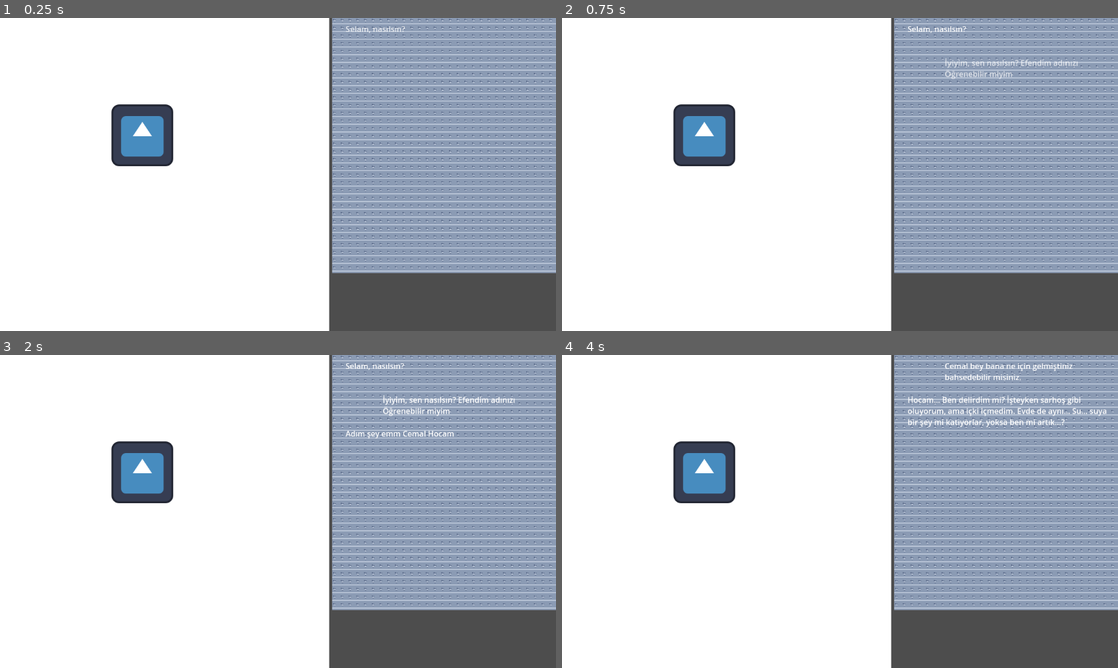
Above: before the commit, frames 1-4 (two rows, left to right).
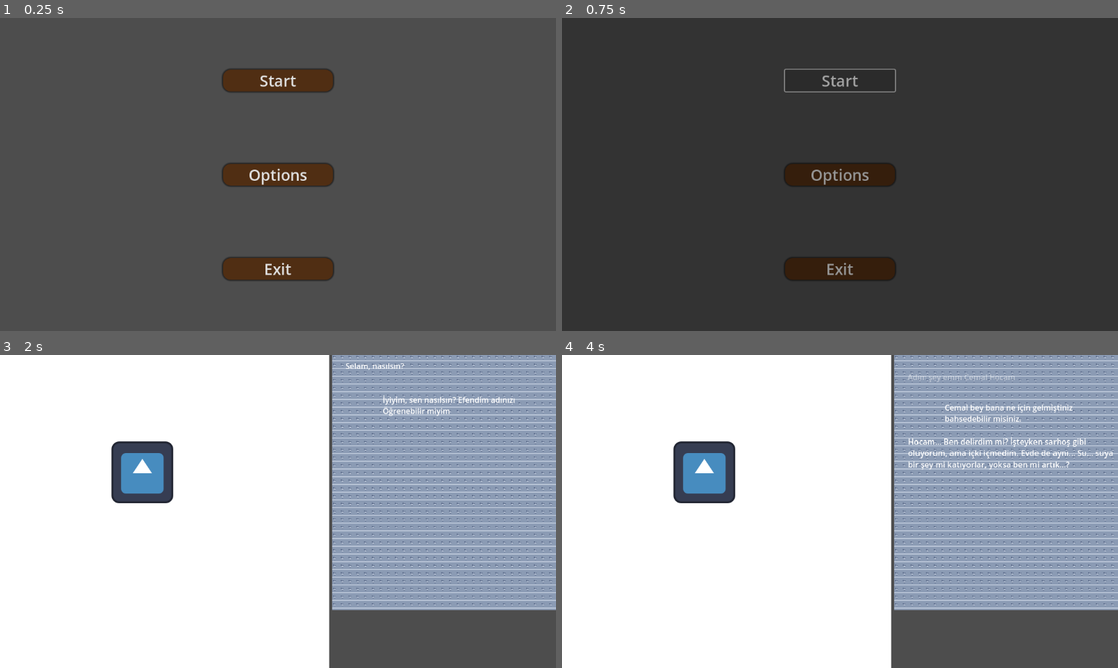
Above: after the commit, the same moments.

Repository: cannnAvar/mavi-oda
Game: Godot game, scene res://main_menu.tscn
Same seed, same stepped clock (60 frames per second), same inputs: the game is played once before the commit and once after it. Before the commit the project starts from res://control.tscn. The engine's default icon, where the game draws it, is replaced by a stand-in: a white triangle on a blue panel in a dark square.
Inputs (mouse positions are in pixels of both pictures, inside the frame that each line leads up to):
- Up to frame 1 (0.25 s): no input
- Up to frame 2 (0.75 s): click (840, 80) at 0.5 s, where only the run after the commit has a clickable "Start"
- Up to frame 3 (2 s): move the mouse to (400, 495) at 1.27 s; click (400, 495) at 1.42 s
- Up to frame 4 (4 s): tap Enter at 2 s; move the mouse to (728, 527) at 2.02 s; click (728, 527) at 2.17 s; move the mouse to (895, 442) at 2.77 s; click (895, 442) at 2.92 s; move the mouse to (812, 574) at 3.52 s; click (812, 574) at 3.67 s

The runs differ from the first frame. In frame 1, 91% of the frame differs, in the area x 0-100%, y 0-100%; in frame 2, 100%; in frame 3, 0.2%; in frame 4, 2.3%.

Commit message:
changes in project Changes to be committed: 	modified:   project.godot

Diff:
--- a/project.godot
+++ b/project.godot
@@ -11,9 +11,13 @@
 [application]
 
 config/name="Mavi Oda"
-run/main_scene="res://control.tscn"
+run/main_scene="uid://c4g6x0i3gd4rc"
 config/features=PackedStringArray("4.5", "Forward Plus")
 config/icon="res://icon.svg"
+
+[autoload]
+
+ChangeScene="*res://change_scene.tscn"
 
 [display]
 
